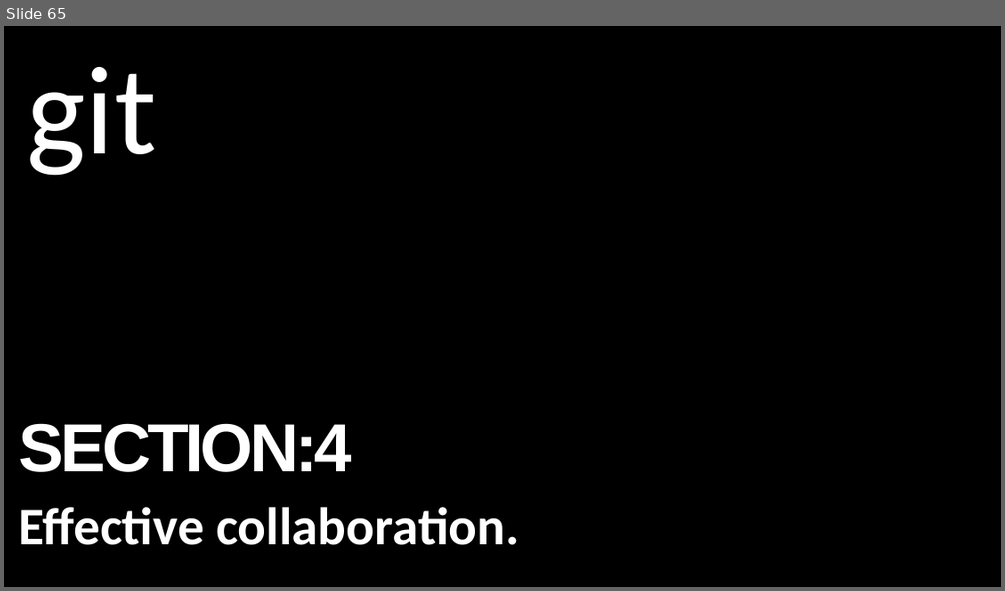
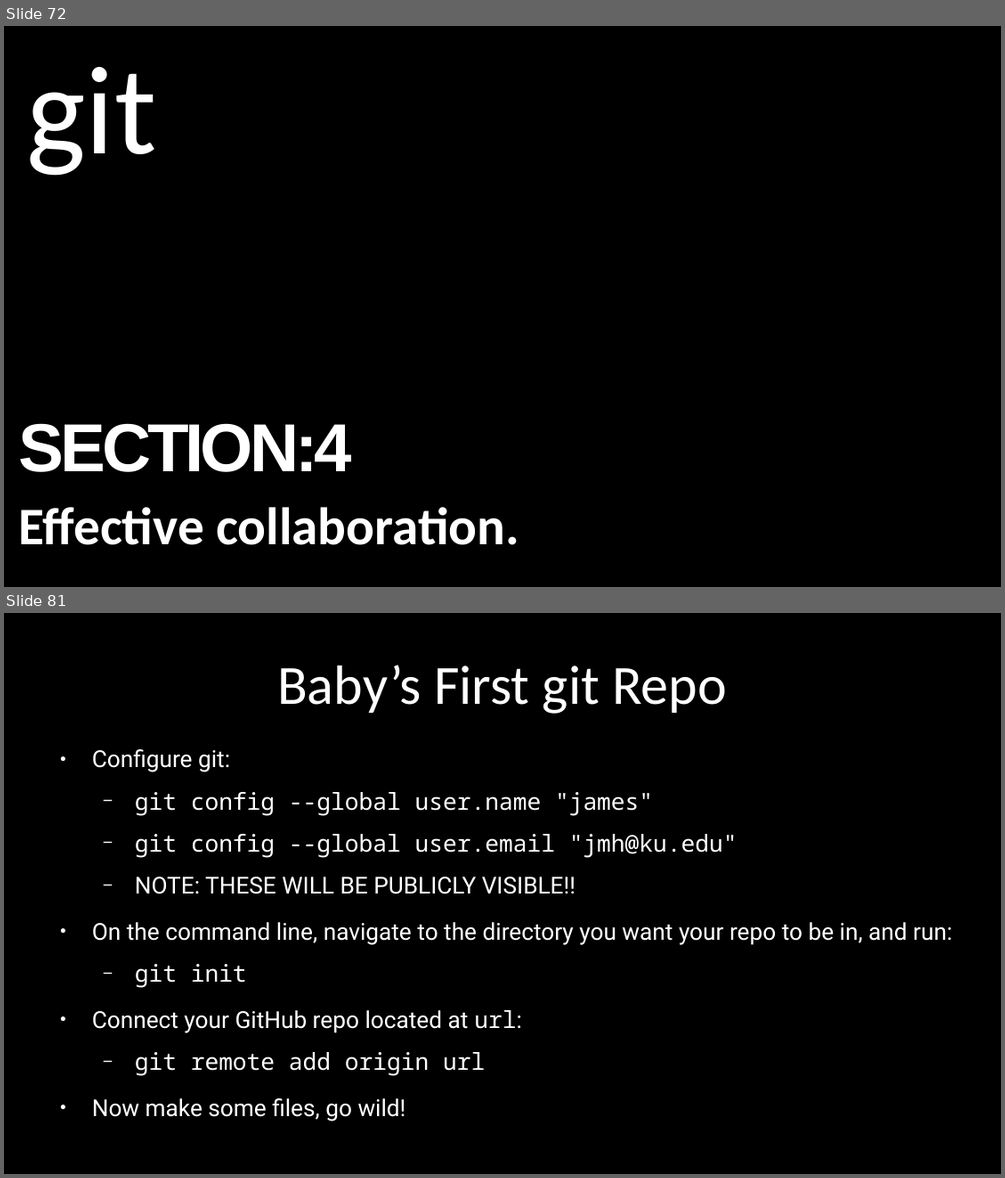
Before and after one commit to alexacallmebaka/htmlflasksql, a slide deck: slides/deck.odp. Shown one above the other, each under a label of ours: slide 65 before the commit, slides 72 and 81 after it; the slides between them are not shown. The pictures are 1005x591 and 1005x1178 pixels, drawn with LibreOffice and Linux fonts; fonts in the diff are those of the drawing. Boxes give left, top, right and bottom in pixels: in the first picture for what was removed or moved away, otherwise in the second. Text is boxed around its words. In the diff, an @@ line names an element or a change of style, - is before the commit and + after.

```diff
--- a/slides/deck.odp
+++ b/slides/deck.odp
@@ slide 81 added at [4,613,1001,1174], background #000000 @@
@@ title added at [277,665,727,714], 44 pt, text #FFFFFF @@
+Baby’s First git Repo
@@ text added at [92,749,952,1121], 18.6 pt, text #FFFFFF @@
+● Configure git:
+  − git config --global user.name "james"
+  − git config --global user.email "jmh@ku.edu"
+  − NOTE: THESE WILL BE PUBLICLY VISIBLE!!
+● On the command line, navigate to the directory you want your repo to be in, and run:
+  − git init
+● Connect your GitHub repo located at url:
+  − git remote add origin url
+● Now make some files, go wild!
@@ what was slide 65 is now slide 72 @@
```
Also in this commit, not shown: 4 slides changed, 18 other slides added, 3 slides removed, 1 other file.
